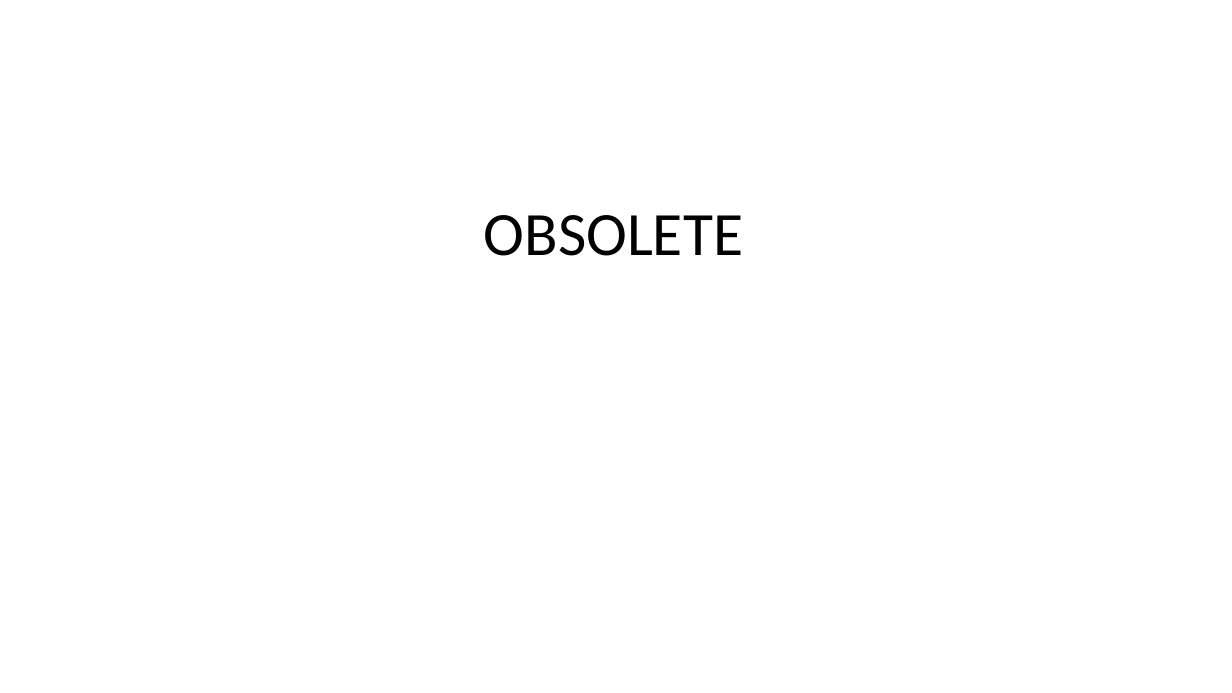
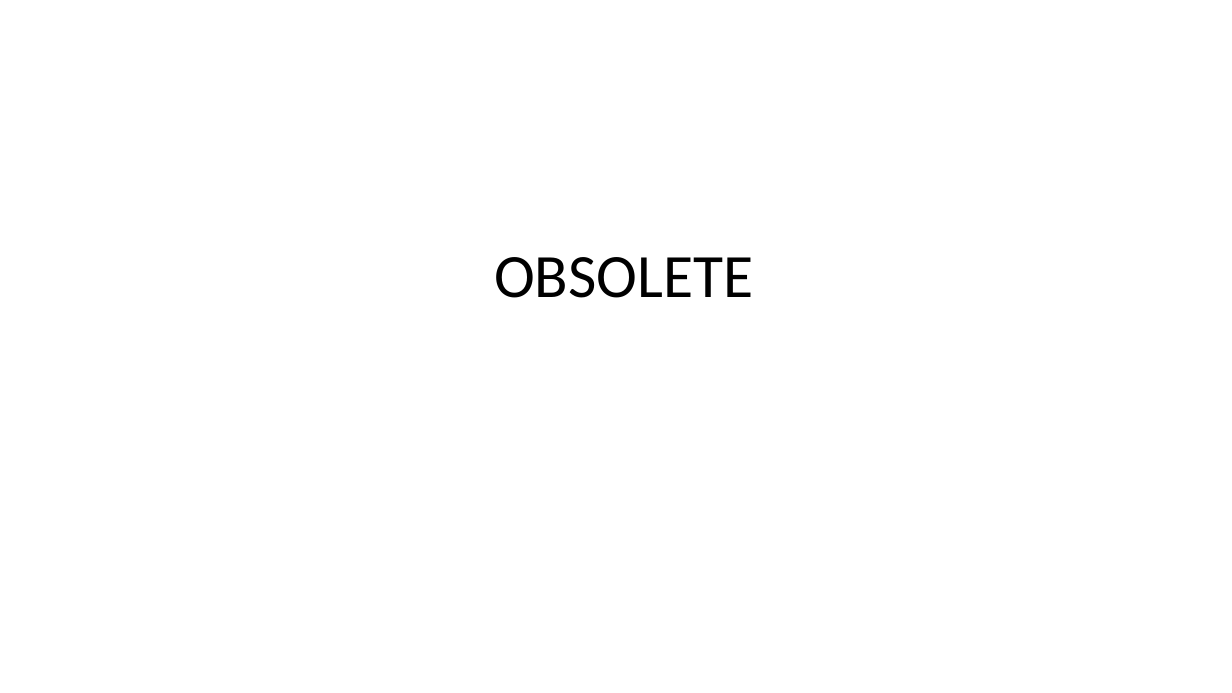
Before and after one commit to Syaziyah30/DeviceCluster, a slide deck: slide 9 of 1.training_model/supplementary/Device Identifier 20260520.pptx (slide 7 before the commit). Drawn at 1232x693 pixels with LibreOffice and Linux fonts; fonts in the diff are those of the drawing. Boxes give left, top, right and bottom in pixels: in the first picture for what was removed or moved away, otherwise in the second. Text is boxed around its words. In the diff, an @@ line names an element or a change of style, - is before the commit and + after.

```diff
--- a/1.training_model/supplementary/Device Identifier 20260520.pptx
+++ b/1.training_model/supplementary/Device Identifier 20260520.pptx
@@ text "OBSOLETE": place and size @@
-text "OBSOLETE" at [484, 215, 743, 256]
+text "OBSOLETE" at [494, 257, 753, 298]
```
Also in this commit, not shown: 3 other slides changed, 2 slides added, 2 other files.
